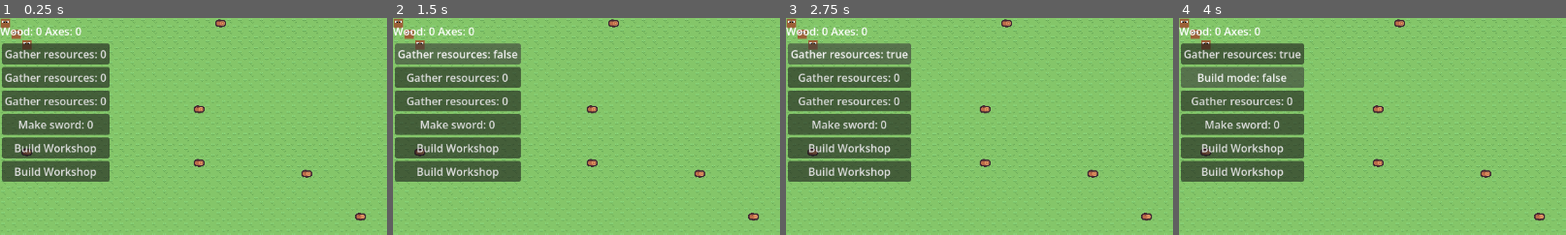
Above: before the commit, frames 1-4 (left to right).
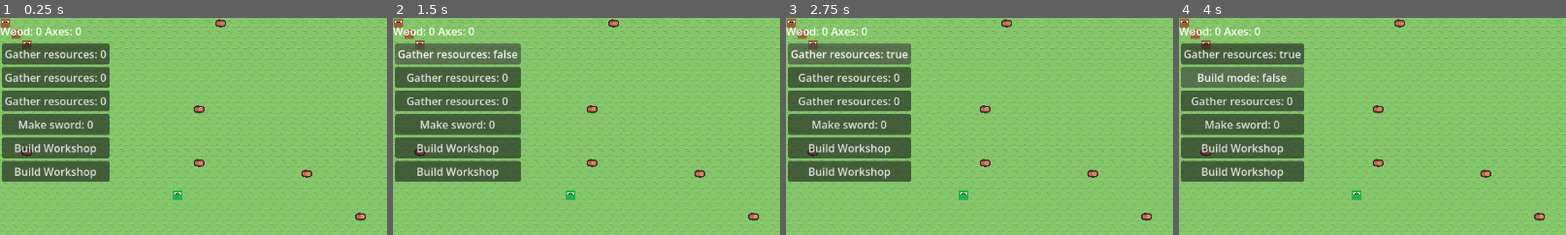
Above: after the commit, the same moments.

Repository: amandodaw/zd-prototype
Game: Godot game, scene res://scenes/world.tscn
Same seed, same stepped clock (60 frames per second), same inputs: the game is played once before the commit and once after it.
Inputs:
- Up to frame 1 (0.25 s): no input
- Up to frame 2 (1.5 s): click "Gather resources: 0" at 0.5 s; click "Gather resources: true" at 1.25 s
- Up to frame 3 (2.75 s): click "Gather resources: false" at 2 s
- Up to frame 4 (4 s): click "Gather resources: 0" at 2.75 s; click "Build mode: true" at 3.5 s
The pictures show only the part of the screen within x 0-50%, y 0-50%; the shares and areas given below are measured in that part.

The runs differ from the first frame. In frame 1, 0.1% of the frame differs, in the area x 44-48%, y 79-84%; in frame 2, 0.1%; in frame 3, 0.1%; in frame 4, 0.1%.

Commit message:
Creado zombie y métodos para buscar y seguir humano o pared. Siguiente paso, sistema combate. Unificar primero build data?

Diff:
--- a/scenes/zombie.tscn
+++ b/scenes/zombie.tscn
@@ -5,4 +5,5 @@
 
 [node name="Zombie" type="Sprite2D" unique_id=1638053067]
 texture = ExtResource("1_1vlb3")
+centered = false
 script = ExtResource("2_httt1")
--- a/scripts/entity.gd
+++ b/scripts/entity.gd
@@ -53,8 +53,12 @@
 func move_to_path_point():
 	if path.is_empty():
 		return
+	city_comp.entities.erase(grid_pos)
+
 	grid_pos = path[0]
 	position = grid_pos*GridUtils.TILE_SIZE
+
+	city_comp.entities.set(grid_pos, entity_type)
 
 # ------------------------------------------------
 # UTILS
@@ -87,9 +91,41 @@
 	var dy = abs(a.y - b.y)
 	return max(dx, dy) == 1
 
-func choose_adjacent(pos: Vector2i) -> Vector2i:
-	for dir in GridUtils.DIR:
-		var new_target_cell = pos + dir
-		if city_comp.astar.is_in_boundsv(new_target_cell) and !city_comp.astar.is_point_solid(new_target_cell):
-			return new_target_cell
-	return INVALID
+func choose_adjacent(target: Vector2i) -> Vector2i:
+	var best_pos = INVALID
+	var best_dist = INF
+
+	var directions = [
+		Vector2i(0, -1), # arriba
+		Vector2i(0, 1),  # abajo
+		Vector2i(-1, 0), # izquierda
+		Vector2i(1, 0)   # derecha
+	]
+
+	for dir in directions:
+		var candidate = target + dir
+
+		# comprobar si es válida
+		if not is_cell_walkable(candidate):
+			continue
+
+		# distancia desde el humano
+		var dist = abs(candidate.x - grid_pos.x) + abs(candidate.y - grid_pos.y)
+
+		if dist < best_dist:
+			best_dist = dist
+			best_pos = candidate
+
+	return best_pos
+
+func is_cell_walkable(cell: Vector2i) -> bool:
+	if city_comp.astar.is_point_solid(cell):
+		return false
+	if cell in city_comp.reserved_tiles:
+		return false
+	return true
+
+func check_target_in_range(range : int) -> bool:
+	if abs(target_pos.x - grid_pos.x) + abs(target_pos.y - grid_pos.y) <= range:
+		return true
+	return false
--- a/scripts/world.gd
+++ b/scripts/world.gd
@@ -2,6 +2,7 @@
 class_name World
 
 var human_scene = preload("res://scenes/human.tscn")
+var zombie_scene = preload("res://scenes/zombie.tscn")
 
 @onready var map : Node2D = $Map
 @onready var elements_map : TileMapLayer = $Map/ElementsLayer
@@ -34,6 +35,8 @@
 
 		spawn_human(Vector2(i*GridUtils.TILE_SIZE, i*GridUtils.TILE_SIZE))
 
+	spawn_zombie(Vector2(16*GridUtils.TILE_SIZE, 16*GridUtils.TILE_SIZE))
+
 
 func spawn_human(pos: Vector2) -> void:
 	var cell = elements_map.local_to_map(pos)
@@ -49,3 +52,18 @@
 	human.elements_map = elements_map
 	human.entity_type = "human"
 	city_comp.entities[elements_map.local_to_map(pos)] = "human"
+
+func spawn_zombie(pos: Vector2) -> void:
+	var cell = elements_map.local_to_map(pos)
+
+	if cell in city_comp.entities:
+		print("ESPACIO OCUPADO. HUMANO NO SPAWNEADO EN: ", pos)
+		return
+	var zombie = zombie_scene.instantiate()
+	zombie.position = pos
+	zombie.grid_pos = elements_map.local_to_map(pos)
+	add_child(zombie)
+	zombie.city_comp = city_comp
+	zombie.elements_map = elements_map
+	zombie.entity_type = "zombie"
+	city_comp.entities[elements_map.local_to_map(pos)] = "zombie"
--- a/scripts/zombie.gd
+++ b/scripts/zombie.gd
@@ -1,7 +1,35 @@
 extends Entity
 
+var find_cont : float = 0.0
+var find_threshold : float = 2.0
+
 func _process(delta: float) -> void:
-	pass
+	follow_path(delta)
+	if find_cont<find_threshold:
+		find_cont += delta
+		return
+	find_cont = 0
+	choose_target()
 
 func find_human() ->bool:
-	return true
+	target_pos = find_nearest("human")
+	if target_pos == INVALID:
+		print("no human found")
+		return false
+
+	if check_target_in_range(3):
+		print("human in range")
+		return true
+
+	print("no human in range")
+	return false
+
+func choose_target() -> void:
+	if find_human():
+		set_astar_path()
+		return
+	target_pos = find_nearest("wall")
+	if target_pos == INVALID:
+		print("no human or wall to attack")
+		return
+	set_astar_path()
